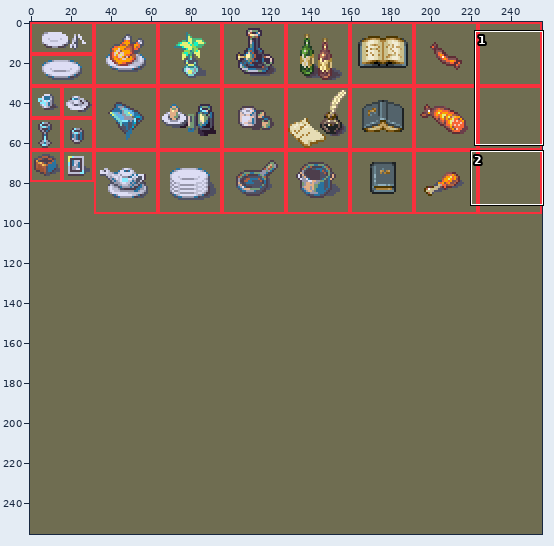
Two versions of one sprite sheet, images/experimental/rpg/interior-decor.png. The first picture is a wide view before the edit; the outline marks the close-up.
Close-up. As it was:
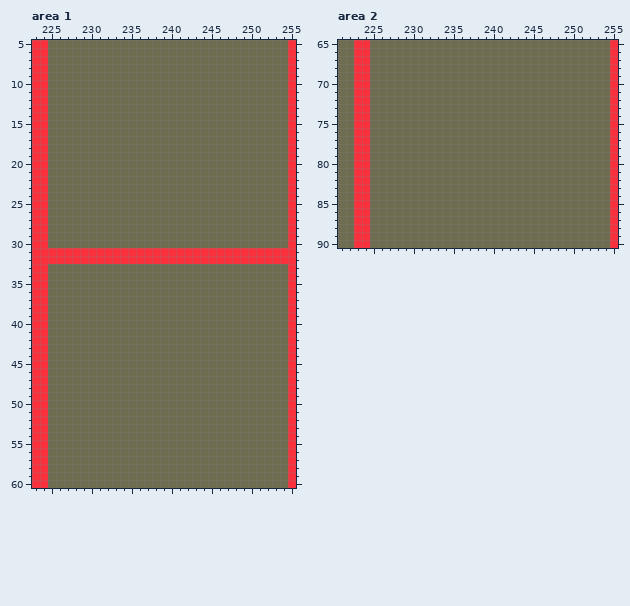
The file is 256x256 pixels. Colours within 5 levels of each other are drawn and written as one. Shown: area 1: x 223..255, y 5..60; area 2: x 221..255, y 65..90. The commit also changed other parts of the picture, which this record leaves out.
The same view after the edit:
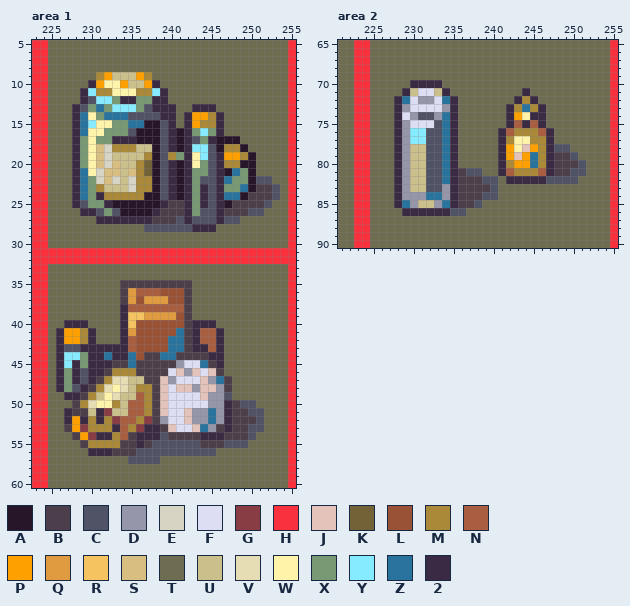
Palette (. is transparent): A #271529  B #4d3e4c  C #505265  D #9696aa  E #d7d4c3  F #ddddf4  G #883c44  H #f9303d  J #e4c3ba  K #736138  L #9a5236  M #aa8939  N #aa5e41  P #fea100  Q #e09a3f  R #f5c35f  S #d8be80  T #6f6d51  U #cbc08b  V #e6ddb5  W #fff3aa  X #779a75  Y #87ebff  Z #29739f  2 #3a2a44
Difference:
--- area 1
@@ x 223..255 @@
  8 HHTTTTTTTTTTTTTTTTTTTTTTTTTTTTTTH
- 9 HHTTTTTTTTTTTTTTTTTTTTTTTTTTTTTTH
-10 HHTTTTTTTTTTTTTTTTTTTTTTTTTTTTTTH
-11 HHTTTTTTTTTTTTTTTTTTTTTTTTTTTTTTH
-12 HHTTTTTTTTTTTTTTTTTTTTTTTTTTTTTTH
-13 HHTTTTTTTTTTTTTTTTTTTTTTTTTTTTTTH
-14 HHTTTTTTTTTTTTTTTTTTTTTTTTTTTTTTH
-15 HHTTTTTTTTTTTTTTTTTTTTTTTTTTTTTTH
-16 HHTTTTTTTTTTTTTTTTTTTTTTTTTTTTTTH
-17 HHTTTTTTTTTTTTTTTTTTTTTTTTTTTTTTH
-18 HHTTTTTTTTTTTTTTTTTTTTTTTTTTTTTTH
-19 HHTTTTTTTTTTTTTTTTTTTTTTTTTTTTTTH
-20 HHTTTTTTTTTTTTTTTTTTTTTTTTTTTTTTH
-21 HHTTTTTTTTTTTTTTTTTTTTTTTTTTTTTTH
-22 HHTTTTTTTTTTTTTTTTTTTTTTTTTTTTTTH
-23 HHTTTTTTTTTTTTTTTTTTTTTTTTTTTTTTH
-24 HHTTTTTTTTTTTTTTTTTTTTTTTTTTTTTTH
-25 HHTTTTTTTTTTTTTTTTTTTTTTTTTTTTTTH
-26 HHTTTTTTTTTTTTTTTTTTTTTTTTTTTTTTH
-27 HHTTTTTTTTTTTTTTTTTTTTTTTTTTTTTTH
-28 HHTTTTTTTTTTTTTTTTTTTTTTTTTTTTTTH
+ 9 HHTTTTTTMPUUUPMTTTTTTTTTTTTTTTTTH
+10 HHTTTTT2PWWPUUP2TTTTTTTTTTTTTTTTH
+11 HHTTTT2YMMWWWMMY2TTTTTTTTTTTTTTTH
+12 HHTTTT2CYYX22XX22TTTTTTTTTTTTTTTH
+13 HHTTT2CXZXYYYXC222TT222TTTTTTTTTH
+14 HHTTT2ZWXZZZCCCC22T2PPM2TTTTTTTTH
+15 HHTTT2ZYWWXXZZAAC2T2PMM2TTTTTTTTH
+16 HHTTT2ZWWXXXCAAAC2A2XYX2TTTTTTTTH
+17 HHTTT2XWXX222AAAC2A2CX2AAATTTTTTH
+18 HHTTT2XWSEMMMUUAC2A2YYCAMMATTTTTH
+19 HHTTT2XWSEUUUUMACMX2WYC2PPMATTTTH
+20 HHTTT2XWSESUUMKAC2A2WXC2MMAATTTTH
+21 HHTTT2ZWESSUSMKAC2A2XXC2AZXATTTTH
+22 HHTTT2ZXESEUEMMAC2A2XCC2ZXXACCTTH
+23 HHTTT2ZXMUUUEMMAC2A2X2C2XXZABBCTH
+24 HHTTT2ZX2MMMMMAAC2A2X2C2ZZABBBCTH
+25 HHTTT2CXX2AAAAAA2BB2X2C2ABBBBCTTH
+26 HHTTTT22CXCAAAA2BBB2XCC2BBBCCTTTH
+27 HHTTTTTT2222222BBBC2CCC2CCTTTTTTH
+28 HHTTTTTTTTTTTTCCCCCC222TTTTTTTTTH
 29 HHTTTTTTTTTTTTTTTTTTTTTTTTTTTTTTH
@@ x 223..255 @@
 34 HHTTTTTTTTTTTTTTTTTTTTTTTTTTTTTTH
-35 HHTTTTTTTTTTTTTTTTTTTTTTTTTTTTTTH
-36 HHTTTTTTTTTTTTTTTTTTTTTTTTTTTTTTH
-37 HHTTTTTTTTTTTTTTTTTTTTTTTTTTTTTTH
-38 HHTTTTTTTTTTTTTTTTTTTTTTTTTTTTTTH
-39 HHTTTTTTTTTTTTTTTTTTTTTTTTTTTTTTH
-40 HHTTTTTTTTTTTTTTTTTTTTTTTTTTTTTTH
-41 HHTTTTTTTTTTTTTTTTTTTTTTTTTTTTTTH
-42 HHTTTTTTTTTTTTTTTTTTTTTTTTTTTTTTH
-43 HHTTTTTTTTTTTTTTTTTTTTTTTTTTTTTTH
-44 HHTTTTTTTTTTTTTTTTTTTTTTTTTTTTTTH
-45 HHTTTTTTTTTTTTTTTTTTTTTTTTTTTTTTH
-46 HHTTTTTTTTTTTTTTTTTTTTTTTTTTTTTTH
-47 HHTTTTTTTTTTTTTTTTTTTTTTTTTTTTTTH
-48 HHTTTTTTTTTTTTTTTTTTTTTTTTTTTTTTH
-49 HHTTTTTTTTTTTTTTTTTTTTTTTTTTTTTTH
-50 HHTTTTTTTTTTTTTTTTTTTTTTTTTTTTTTH
-51 HHTTTTTTTTTTTTTTTTTTTTTTTTTTTTTTH
-52 HHTTTTTTTTTTTTTTTTTTTTTTTTTTTTTTH
-53 HHTTTTTTTTTTTTTTTTTTTTTTTTTTTTTTH
-54 HHTTTTTTTTTTTTTTTTTTTTTTTTTTTTTTH
-55 HHTTTTTTTTTTTTTTTTTTTTTTTTTTTTTTH
-56 HHTTTTTTTTTTTTTTTTTTTTTTTTTTTTTTH
-57 HHTTTTTTTTTTTTTTTTTTTTTTTTTTTTTTH
+35 HHTTTTTTTTTBBBBBBBBBTTTTTTTTTTTTH
+36 HHTTTTTTTTTBQNNNLLLBTTTTTTTTTTTTH
+37 HHTTTTTTTTTBQLQQQLLBTTTTTTTTTTTTH
+38 HHTTTTTTTTT2NNNNNNNBTTTTTTTTTTTTH
+39 HHTTTTTTTTT2RRQQQQLBTTTTTTTTTTTTH
+40 HHTT222TTTT2RLLLLLLB222TTTTTTTTTH
+41 HHT2PPM2TTT2QLLLLLZB2NN2TTTTTTTTH
+42 HHT2PPM2TTT2NLLLLZZB2NN2TTTTTTTTH
+43 HHT2CC222222NLLLLZZB22N2TTTTTTTTH
+44 HHT2YYX22Z22ZLBBZZBBBB22TTTTTTTTH
+45 HHT2Y2X222BBZBBBBBDFFZB2TTTTTTTTH
+46 HHT2X2C22BMMMBBBBFJDJFJBTTTTTTTTH
+47 HHT2X2C2BMVVUUBBJDFFFJDZBTTTTTTTH
+48 HHT2XC2BMVWVUMMBJFJJDJJDBTTTTTTTH
+49 HHTT22BMUWVUUNMBJFFFFJDDCTTTTTTTH
+50 HHTTTBMVWWMUNNMBJFFFFFDD2BCCTTTTH
+51 HHTT2BBU2GUUNNMBJFFJDDZD2BBCCTTTH
+52 HHTT2P2M2MGNNMGBDFFJDDZD2BBBCTTTH
+53 HHTTBPGMMM2NMG22BJFFJZDB2BBCCTTTH
+54 HHTTTBPG22MNB222CBBBB222BBBCTTTTH
+55 HHTTTTBMMMMBB2BCCCCCCBBBCCCTTTTTH
+56 HHTTTTT222BBBCCCCCCCCCCTTTTTTTTTH
+57 HHTTTTTTTTTTCCCCTTTTTTTTTTTTTTTTH
 58 HHTTTTTTTTTTTTTTTTTTTTTTTTTTTTTTH
--- area 2
@@ x 221..255 @@
 69 TTHHTTTTTTTTTTTTTTTTTTTTTTTTTTTTTTH
-70 TTHHTTTTTTTTTTTTTTTTTTTTTTTTTTTTTTH
-71 TTHHTTTTTTTTTTTTTTTTTTTTTTTTTTTTTTH
-72 TTHHTTTTTTTTTTTTTTTTTTTTTTTTTTTTTTH
-73 TTHHTTTTTTTTTTTTTTTTTTTTTTTTTTTTTTH
-74 TTHHTTTTTTTTTTTTTTTTTTTTTTTTTTTTTTH
-75 TTHHTTTTTTTTTTTTTTTTTTTTTTTTTTTTTTH
-76 TTHHTTTTTTTTTTTTTTTTTTTTTTTTTTTTTTH
-77 TTHHTTTTTTTTTTTTTTTTTTTTTTTTTTTTTTH
-78 TTHHTTTTTTTTTTTTTTTTTTTTTTTTTTTTTTH
-79 TTHHTTTTTTTTTTTTTTTTTTTTTTTTTTTTTTH
-80 TTHHTTTTTTTTTTTTTTTTTTTTTTTTTTTTTTH
-81 TTHHTTTTTTTTTTTTTTTTTTTTTTTTTTTTTTH
-82 TTHHTTTTTTTTTTTTTTTTTTTTTTTTTTTTTTH
-83 TTHHTTTTTTTTTTTTTTTTTTTTTTTTTTTTTTH
-84 TTHHTTTTTTTTTTTTTTTTTTTTTTTTTTTTTTH
-85 TTHHTTTTTTTTTTTTTTTTTTTTTTTTTTTTTTH
-86 TTHHTTTTTTTTTTTTTTTTTTTTTTTTTTTTTTH
+70 TTHHTTTTT2222TTTTTTTTTTTTTTTTTTTTTH
+71 TTHHTTTT2UFFU2TTTTTTTTT2TTTTTTTTTTH
+72 TTHHTTT2ZFDDFZ2TTTTTTT2M2TTTTTTTTTH
+73 TTHHTTT2DFFFFD2TTTTTT2MZM2TTTTTTTTH
+74 TTHHTTT2FDCCDZ2TTTTTT2PW22TTTTTTTTH
+75 TTHHTTT2DFFFCZ2TTTTTT2N2N2TTTTTTTTH
+76 TTHHTTT2DYYCCZ2TTTTT2NMMMN2TTTTTTTH
+77 TTHHTTT2DYYCCZ2TTTTT2MWWMM2TTTTTTTH
+78 TTHHTTT2DUUCCZ2TTTTT2PWJPM2CCTTTTTH
+79 TTHHTTT2DUUCCZ2TTTTT2PJPZM2BBCTTTTH
+80 TTHHTTT2DUUCCZ2TTTTT2MPPZM2BBBCTTTH
+81 TTHHTTT2DUUCCZ2BCCTT2NMMMN2BBCCTTTH
+82 TTHHTTT2DUUCCZ2BBBCCT22222CCCCTTTTH
+83 TTHHTTT2DUUCCD2BBBBCTTTTTTTTTTTTTTH
+84 TTHHTTT2DDDZZD2BBBCCTTTTTTTTTTTTTTH
+85 TTHHTTT2ZDUUDZ2BBCTTTTTTTTTTTTTTTTH
+86 TTHHTTTT222222CCTTTTTTTTTTTTTTTTTTH
 87 TTHHTTTTTTTTTTTTTTTTTTTTTTTTTTTTTTH
Where, in picture pixels (left, top, right, bottom), the same in both close-ups:
changed: (72, 72, 280, 232)
changed: (56, 280, 264, 464)
changed: (394, 80, 586, 216)
